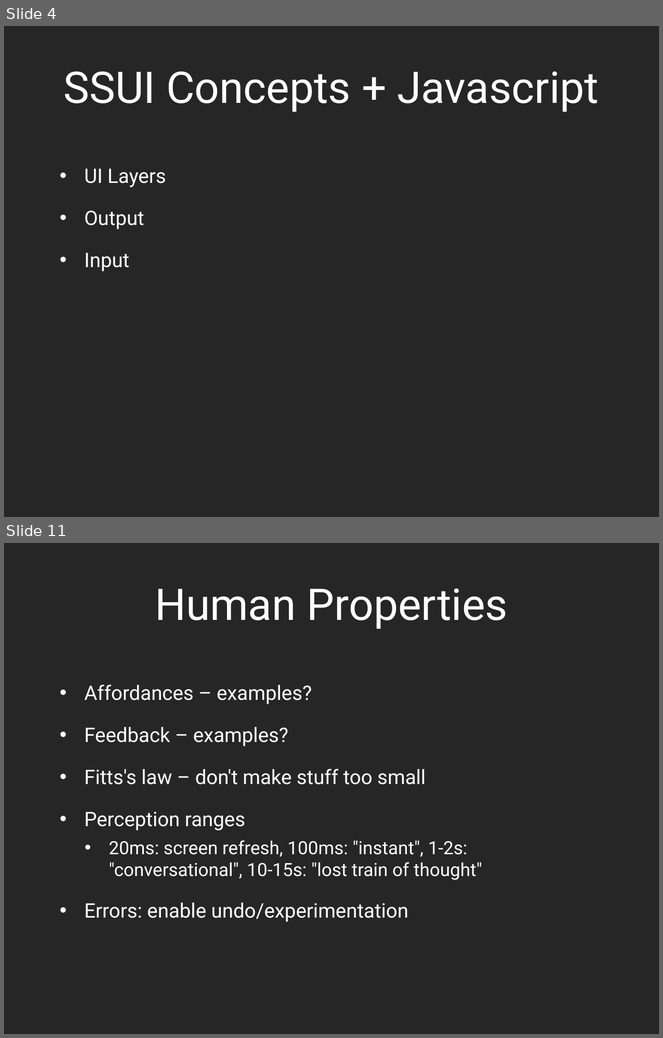
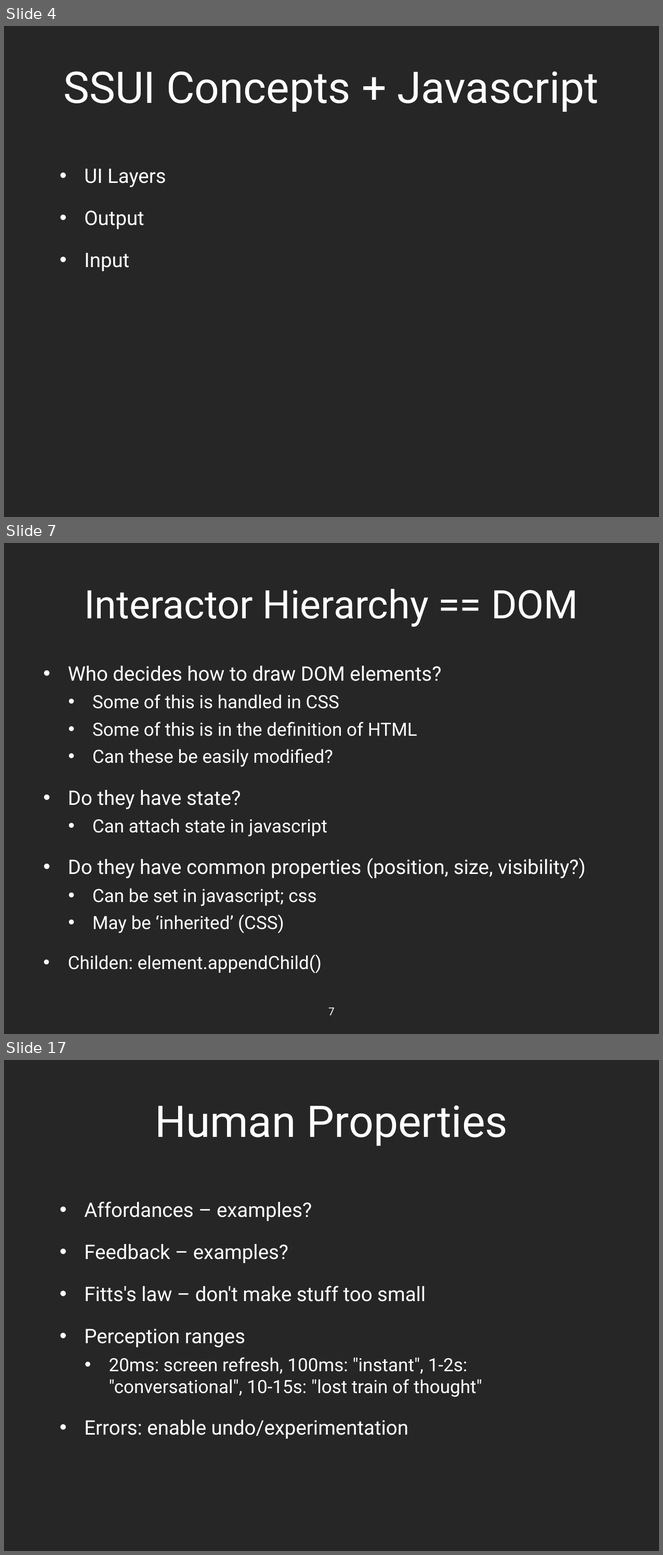
Before and after one commit to dantasse/ssuiweb2014, a slide deck: week13/week13.pptx. Shown one above the other, each under a label of ours: slides 4 and 11 before the commit, slides 4, 7 and 17 after it; the slides between them are not shown. The pictures are 663x1038 and 663x1555 pixels, drawn with LibreOffice and Linux fonts; fonts in the diff are those of the drawing. Boxes give left, top, right and bottom in pixels: in the first picture for what was removed or moved away, otherwise in the second. Text is boxed around its words. In the diff, an @@ line names an element or a change of style, - is before the commit and + after.

```diff
--- a/week13/week13.pptx
+++ b/week13/week13.pptx
@@ slide 7 added at (4, 543, 659, 1034), background #262626 @@
@@ title added at (84, 589, 579, 627), 43.2 pt, text #FFFFFF @@
+Interactor Hierarchy == DOM
@@ text added at (68, 666, 586, 974), 20 pt, text #FFFFFF @@
+• Who decides how to draw DOM elements?
+  • Some of this is handled in CSS
+  • Some of this is in the definition of HTML
+  • Can these be easily modified?
+• Do they have state?
+  • Can attach state in javascript
+• Do they have common properties (position, size, visibility?)
+  • Can be set in javascript; css
+  • May be ‘inherited’ (CSS)
+  • Childen: element.appendChild()
@@ page number added at (328, 1008, 335, 1016), 12 pt, text #FFFFFF @@
+7
@@ what was slide 11 is now slide 17 @@
```
Also in this commit, not shown: 6 slides changed, 10 other slides added, 2 slides removed, 2 other files.
